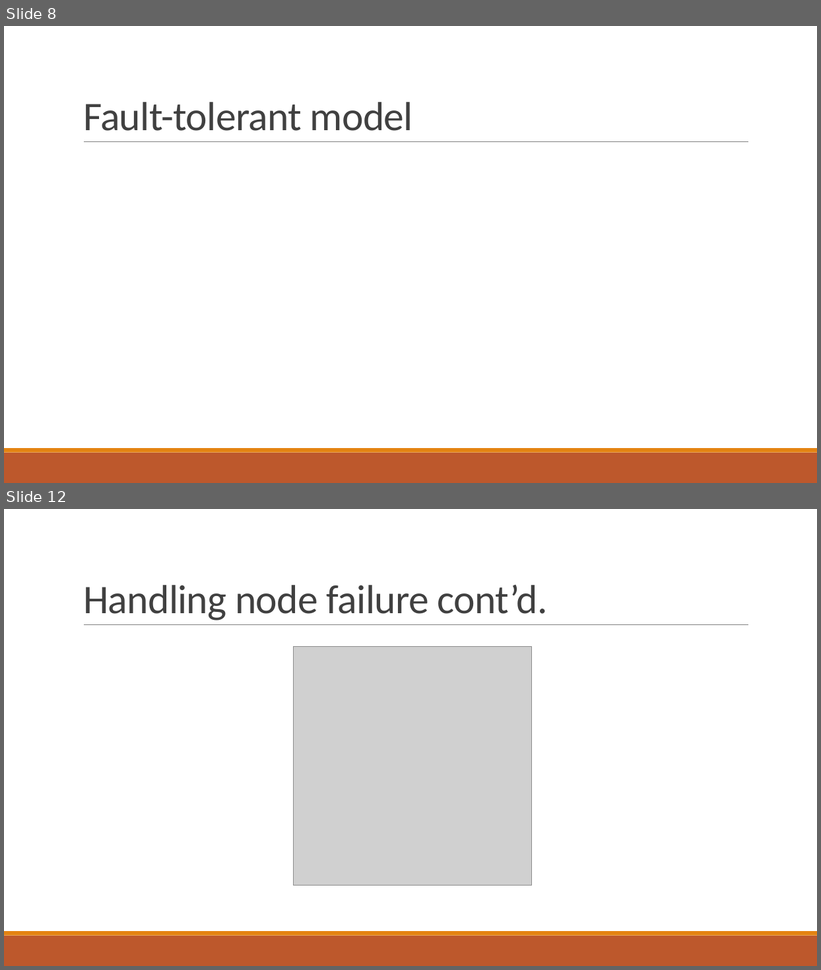
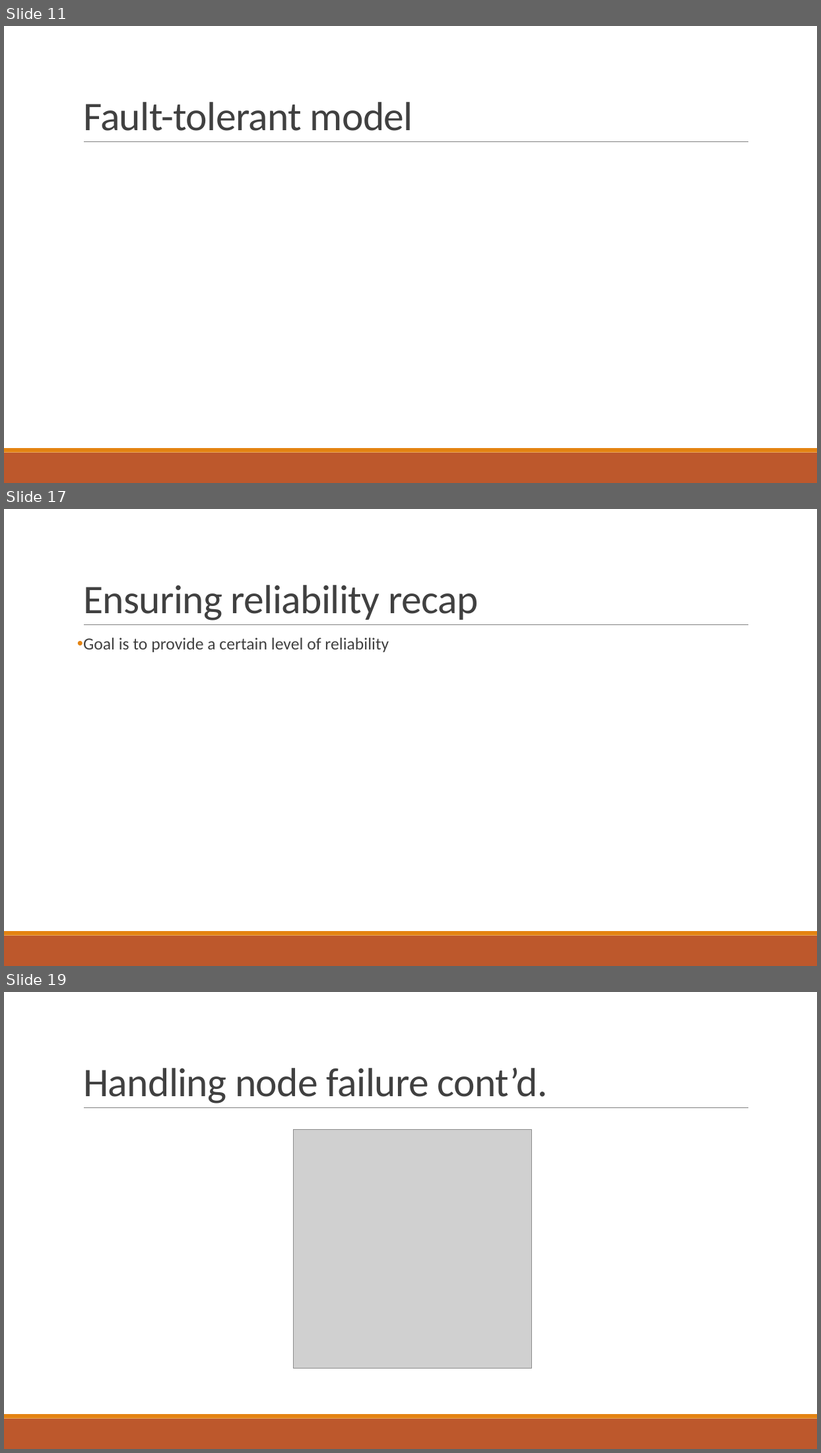
Before and after one commit to PStahl/master_thesis, a slide deck: presentation/presentation.pptx. Shown one above the other, each under a label of ours: slides 8 and 12 before the commit, slides 11, 17 and 19 after it; the slides between them are not shown. The pictures are 821x970 and 821x1453 pixels, drawn with LibreOffice and Linux fonts; fonts in the diff are those of the drawing; grey boxes stand for pictures. Boxes give left, top, right and bottom in pixels: in the first picture for what was removed or moved away, otherwise in the second. Text is boxed around its words. In the diff, an @@ line names an element or a change of style, - is before the commit and + after.

```diff
--- a/presentation/presentation.pptx
+++ b/presentation/presentation.pptx
@@ slide 17 added at [4, 509, 817, 966], background #FFFFFF; not listed: 3 template elements that a slide beside it also shows @@
@@ title added at [83, 585, 478, 621], 48 pt, text #404040 @@
+Ensuring reliability recap
@@ text added at [83, 638, 389, 652], 20 pt, text #404040 @@
+• Goal is to provide a certain level of reliability
@@ what was slide 8 is now slide 11 @@
@@ what was slide 12 is now slide 19 @@
```
Also in this commit, not shown: 9 slides changed, 10 other slides added, 2 slides removed.
